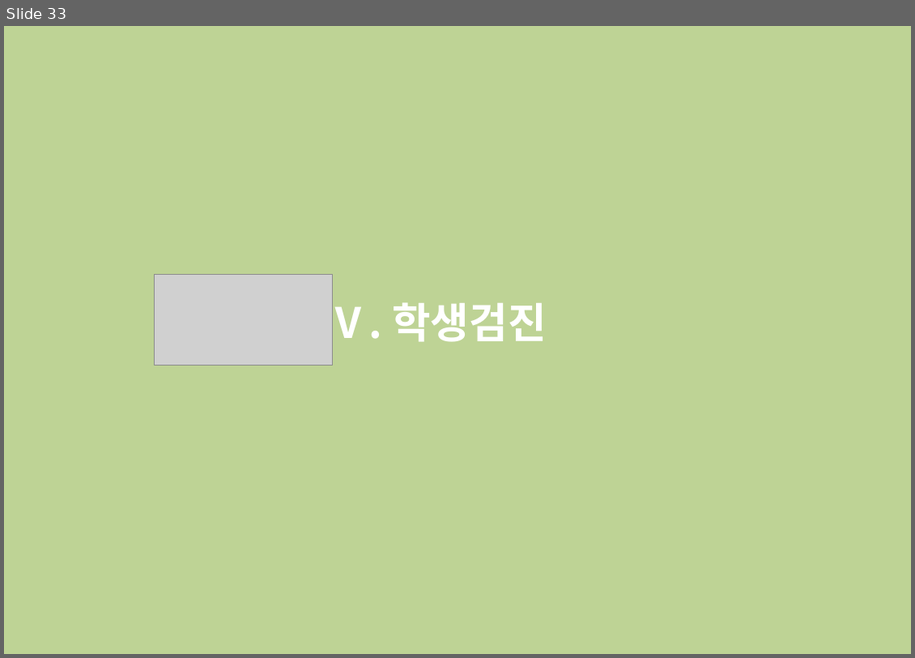
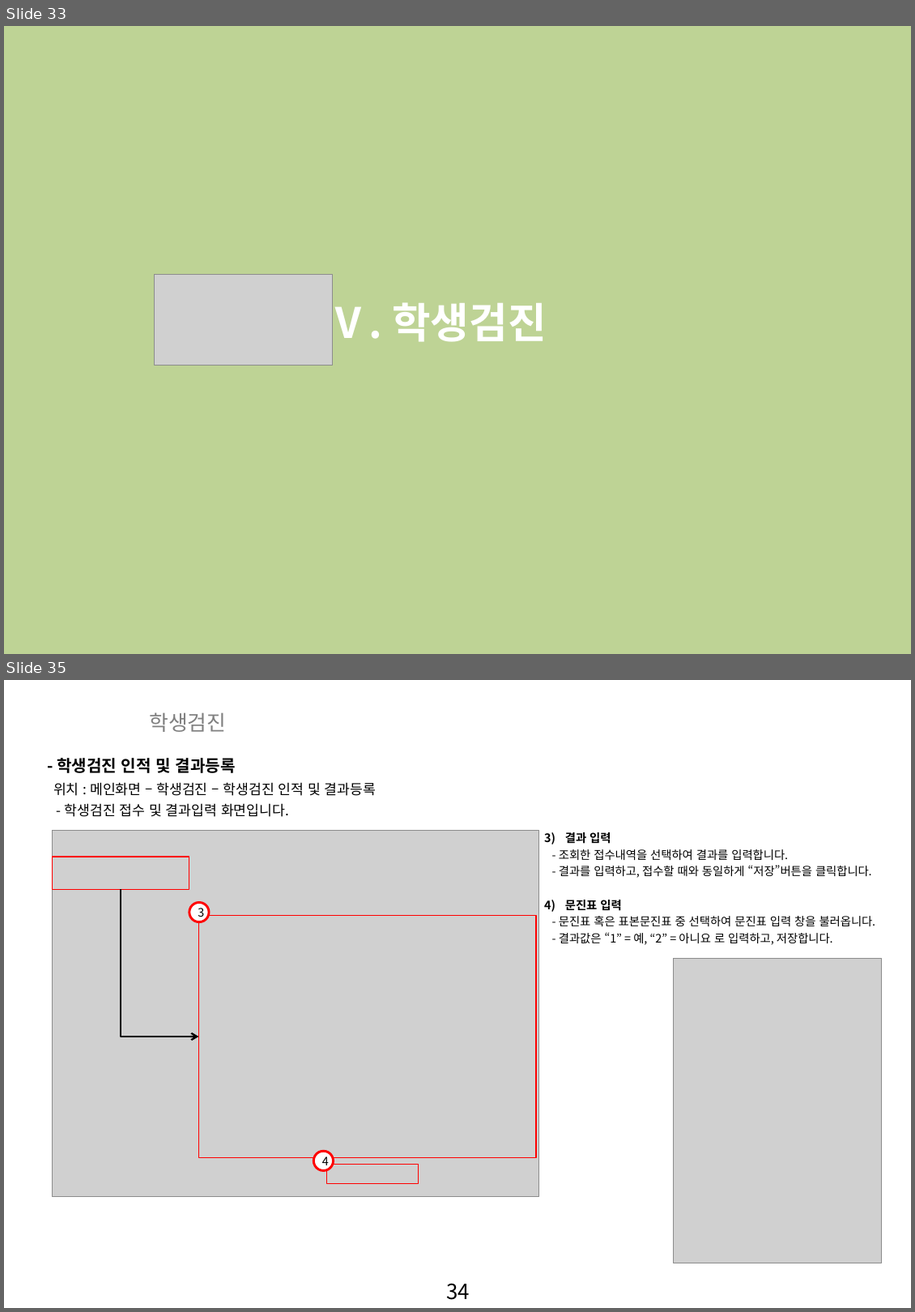
Before and after one commit to zooxop/ailiss_manual, a slide deck: manual/앨리스_매뉴얼_작업중.pptx. Shown one above the other, each under a label of ours: slide 33 before the commit, slides 33 and 35 after it; the slides between them are not shown. The pictures are 915x658 and 915x1312 pixels, drawn with LibreOffice and Linux fonts; fonts in the diff are those of the drawing; grey boxes stand for pictures; background and template pictures are left out; a plain dark background stands for a picture behind light text. Boxes give left, top, right and bottom in pixels: in the first picture for what was removed or moved away, otherwise in the second. Text is boxed around its words. In the diff, an @@ line names an element or a change of style, - is before the commit and + after.

Commit message:
학생검진 거의 다 해간다.

```diff
--- a/manual/앨리스_매뉴얼_작업중.pptx
+++ b/manual/앨리스_매뉴얼_작업중.pptx
@@ slide 35 added at (4,680,911,1308), background picture (left out); not listed: 1 template element that a slide beside it also shows @@
@@ text added at (149,712,226,732), 18 pt, text #808080 @@
+학생검진
@@ text added at (57,758,236,773), 14 pt, text #000000, bold @@
+- 학생검진 인적 및 결과등록
@@ text added at (53,782,376,796), 12 pt, text #000000 @@
+위치 : 메인화면 – 학생검진 – 학생검진 인적 및 결과등록
@@ text added at (65,803,289,817), 12 pt, text #000000 @@
+- 학생검진 접수 및 결과입력 화면입니다.
@@ picture added at (52,831,539,1198) @@
@@ text added at (559,832,876,945), 10 pt, text #000000 @@
+3) 결과 입력
+- 조회한 접수내역을 선택하여 결과를 입력합니다.
+- 결과를 입력하고, 접수할 때와 동일하게 “저장”버튼을 클릭합니다.
+4) 문진표 입력
+- 문진표 혹은 표본문진표 중 선택하여 문진표 입력 창을 불러옵니다.
+- 결과값은 “1” = 예, “2” = 아니요 로 입력하고, 저장합니다.
@@ rectangle added at (52,857,189,890), outline #FF0000 1 pt @@
@@ elbow arrow added from (121, 890) to (198, 1037), #000000 1.5 pt @@
@@ ellipse added at (189,903,208,922), fill #FFFFFF, outline #FF0000 2 pt, 10 pt, text #000000 @@
+3
@@ rectangle added at (198,916,536,1157), outline #FF0000 1 pt @@
@@ picture added at (673,958,881,1263) @@
@@ ellipse added at (314,1151,333,1171), fill #FFFFFF, outline #FF0000 2 pt, 10 pt, text #000000 @@
+4
@@ rectangle added at (326,1164,418,1184), outline #FF0000 1 pt @@
```
Also in this commit, not shown: 1 slide changed, 2 other slides added, 1 other file.
